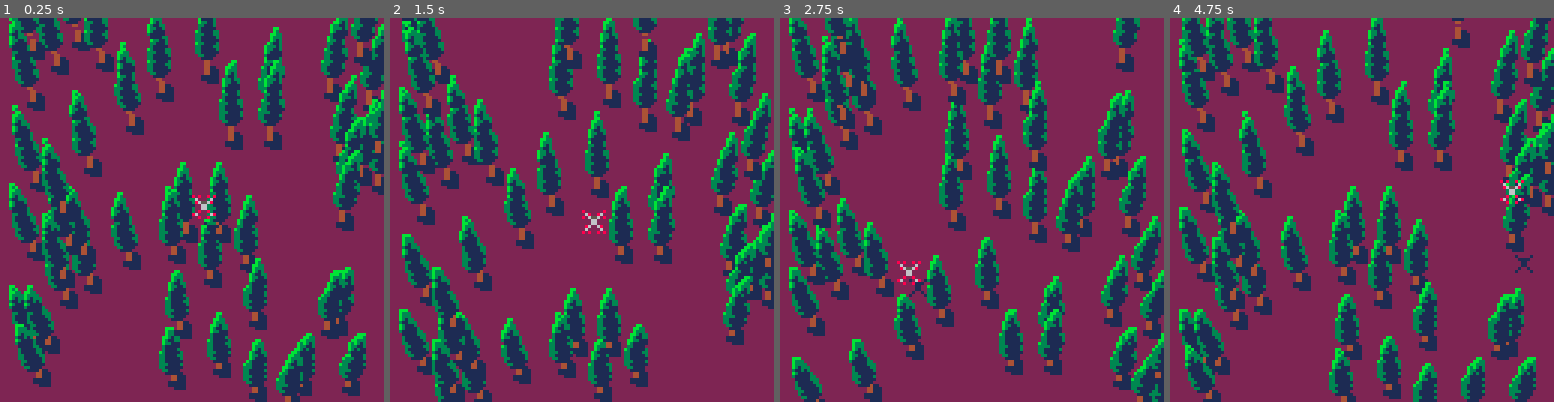
Above: before the commit, frames 1-4 (left to right).
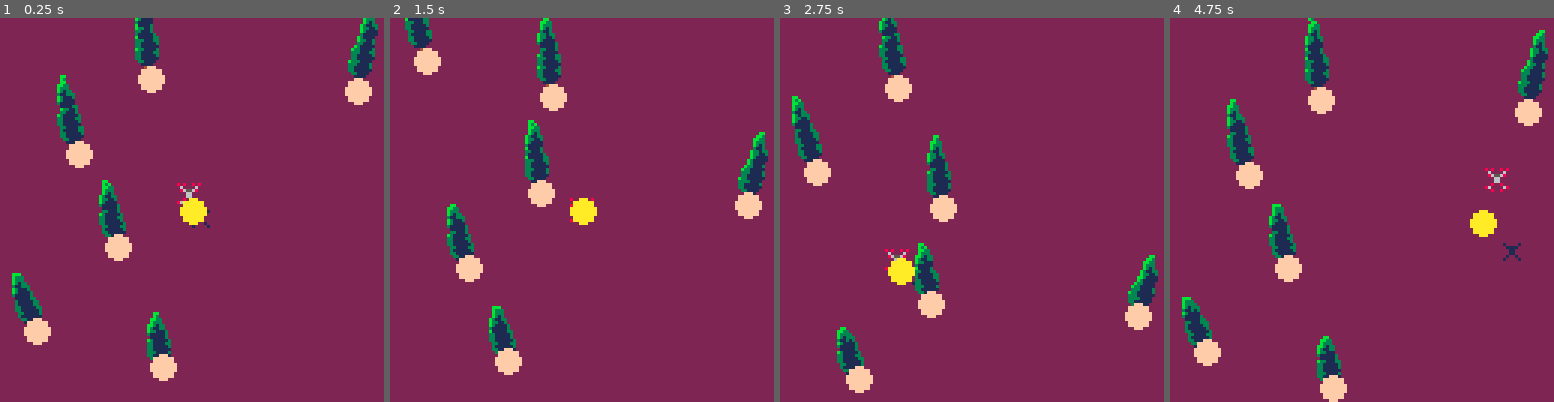
Above: after the commit, the same moments.

Repository: graearea/pico8
Game: PICO-8 cartridge dron.p8
Same seed, same stepped clock (60 frames per second), same inputs: the game is played once before the commit and once after it.
Inputs:
- Up to frame 1 (0.25 s): no input
- Up to frame 2 (1.5 s): tap O (Z key) at 0.33, 0.7, 1.43 s; tap X (X key) at 1.07 s
- Up to frame 3 (2.75 s): hold Left 1.97-2.37 s; tap X (X key) at 2.07, 2.4, 2.73 s; tap O (Z key) at 2.22 s; hold Down from 2.42 s (still down)
- Up to frame 4 (4.75 s): release Down at 2.82 s; hold Right 2.87-3.53 s; tap X (X key) every 0.33 s from 3.07 to 4.73 s; tap O (Z key) at 3.1, 3.98 s; hold Up 3.58-4.08 s; hold Right 4.13-4.53 s; hold Down from 4.58 s (still down)

The runs differ from the first frame. In frame 1, 38% of the frame differs, in the area x 2-100%, y 0-100%; in frame 2, 39%; in frame 3, 39%; in frame 4, 39%.

Commit message:
added very basic collision detection

Diff:
--- a/dron.p8
+++ b/dron.p8
@@ -3,8 +3,7 @@
 __lua__
 x=64 y=64 z=3
 dron = 0
-tree1x=32 tree1y=0
-tree2x=96 tree2y=0
+dead=false
 
 trees={}
 
@@ -13,7 +12,7 @@
 end
 
 function _init()
- for i=0,50 do
+ for i=0,5 do
   add(trees,{
    x=flr(rnd(128)),
    y=flr(rnd(128))
@@ -23,11 +22,19 @@
 
 function _update()
 	dron =(dron+1)%3
-	tree1y=(tree1y+1)%128
-	tree2y=(tree2y+1)%128
 
 	for _,t in pairs(trees) do
 	 t.y=(t.y+1)%128
+
+	 --check collision with dron
+	 -- x and y are for dron
+	 local distsq=(x-t.x)*(x-t.x)+
+	 	(y-t.y)*(y-t.y)
+
+	 if distsq<64 then
+	  dead=true
+	  foo[2]=2
+	 end
 	end
 
 	if (btn(⬅️)) then x=x-2 end
@@ -46,13 +53,18 @@
 	cls(2)
 
 	for _,t in pairs(trees) do
-		drawtree(t.x,t.y)
-	end
-
-	spr(5,x+z,y+z)
+		drawtree(t.x-4,t.y-4)
+		circfill(t.x,t.y,4,15)
+	end
+
+	local drx=x-4
+	local dry=y-4
+
+	spr(5,drx+z,dry+z)
 	spr(dron,
-		transform(x,z,64),
-		transform(y,z,150))
+		transform(drx,z,64),
+		transform(dry,z,150))
+ circfill(x,y,4,10)
 end
 
 
